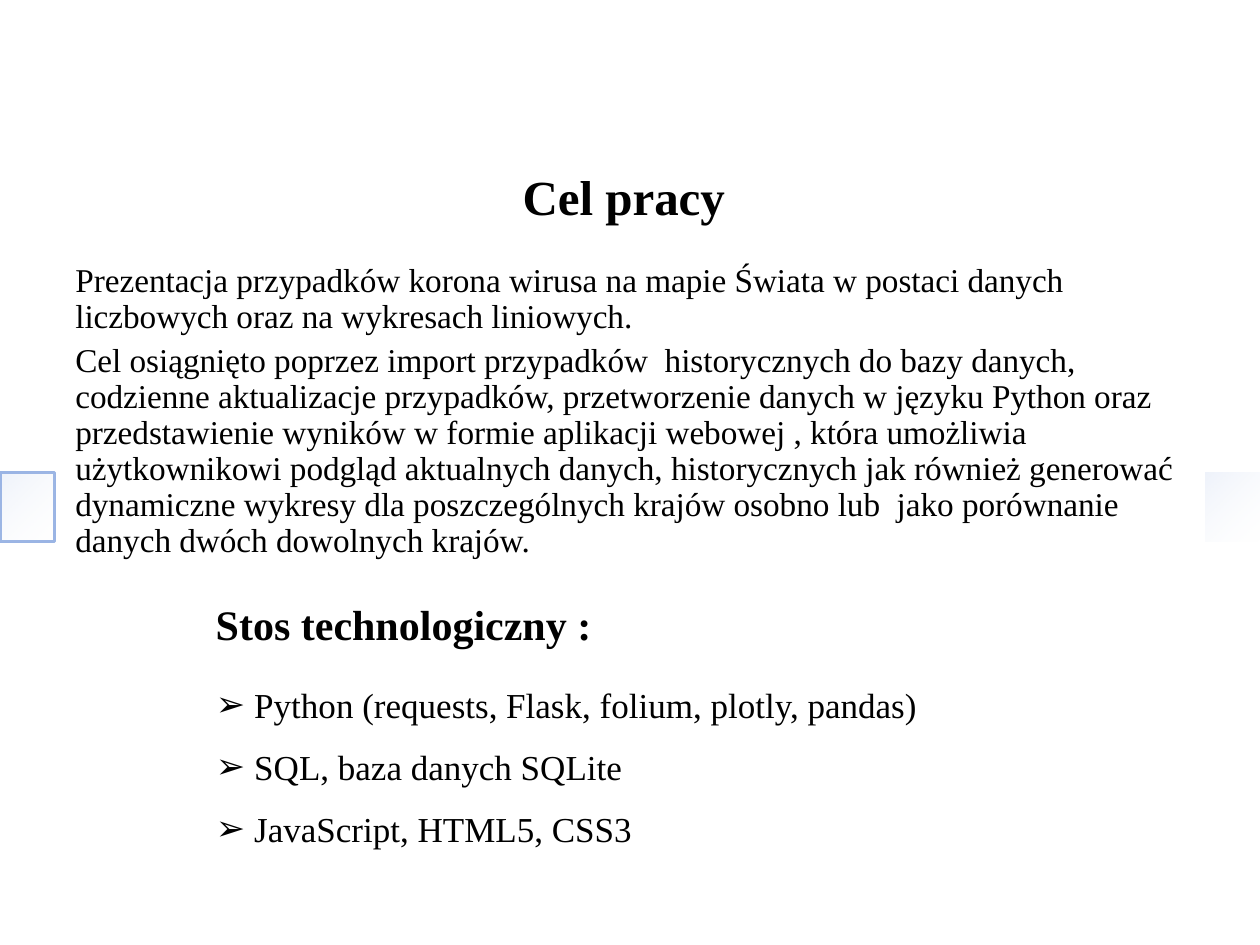
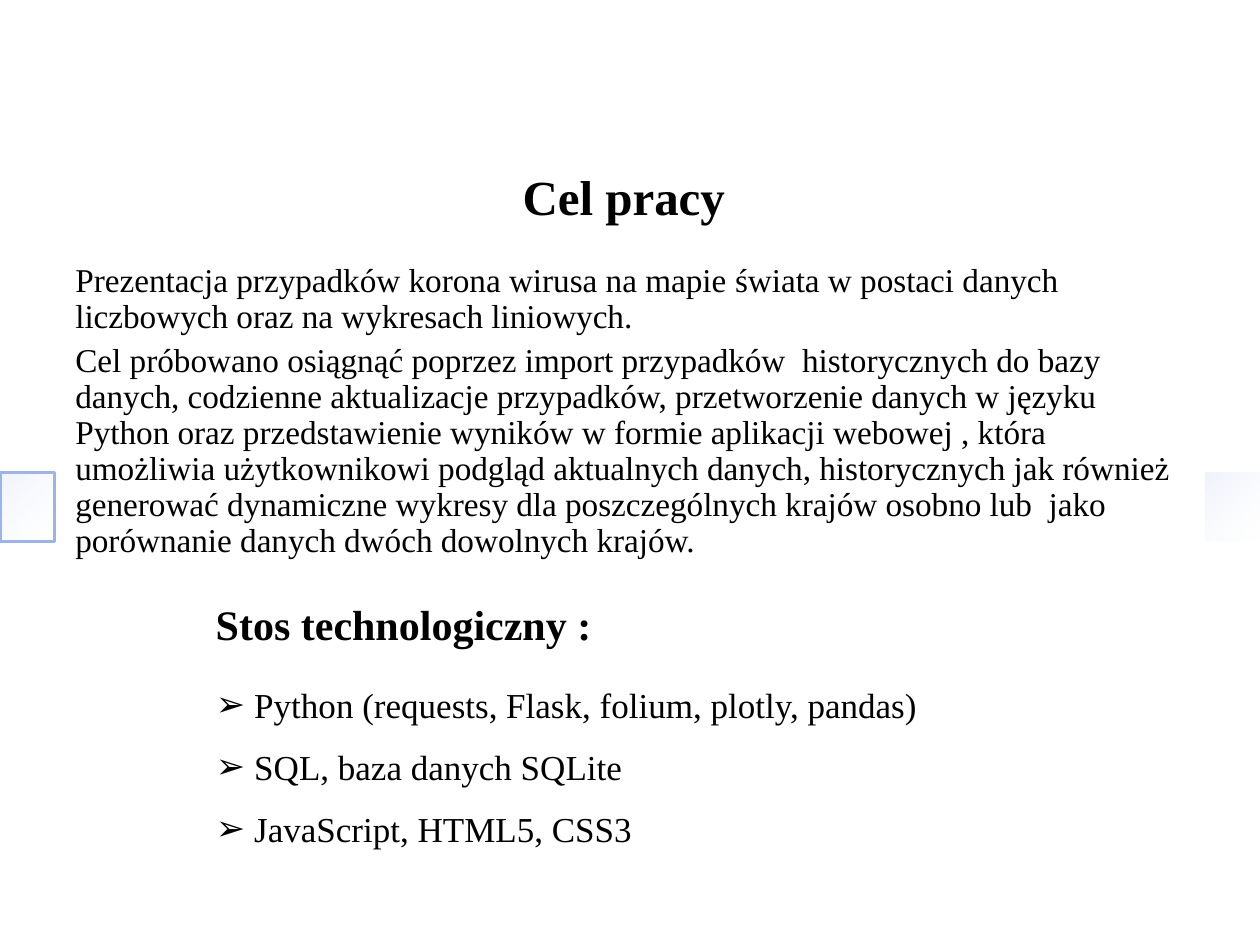
Before and after one commit to janiszewskibartlomiej/COVID-19-Thesis-Postgraduate_studies_on_WSB, a slide deck: slide 2 of WSB_prezentacja_pracy_dyplomowej.pptx. Drawn at 1260x945 pixels with LibreOffice and Linux fonts; fonts in the diff are those of the drawing; background and template pictures are left out. Boxes give left, top, right and bottom in pixels: in the first picture for what was removed or moved away, otherwise in the second. Text is boxed around its words. In the diff, an @@ line names an element or a change of style, - is before the commit and + after.

```diff
--- a/WSB_prezentacja_pracy_dyplomowej.pptx
+++ b/WSB_prezentacja_pracy_dyplomowej.pptx
@@ text at box(75, 269, 1169, 559): text changed @@
-Prezentacja przypadków korona wirusa na mapie Świata w postaci danych liczbowych oraz na wykresach liniowych.
-Cel osiągnięto poprzez import przypadków historycznych do bazy danych, codzienne aktualizacje przypadków, przetworzenie danych w języku Python oraz przedstawienie wyników w formie aplikacji webowej , która umożliwia użytkownikowi podgląd aktualnych danych, historycznych jak również generować dynamiczne wykresy dla poszczególnych krajów osobno lub jako porównanie danych dwóch dowolnych krajów.
+Prezentacja przypadków korona wirusa na mapie świata w postaci danych liczbowych oraz na wykresach liniowych.
+Cel próbowano osiągnąć poprzez import przypadków historycznych do bazy danych, codzienne aktualizacje przypadków, przetworzenie danych w języku Python oraz przedstawienie wyników w formie aplikacji webowej , która umożliwia użytkownikowi podgląd aktualnych danych, historycznych jak również generować dynamiczne wykresy dla poszczególnych krajów osobno lub jako porównanie danych dwóch dowolnych krajów.
```
Also in this commit, not shown: 6 other slides changed, 1 slide added, 1 slide removed, 2 other files.
